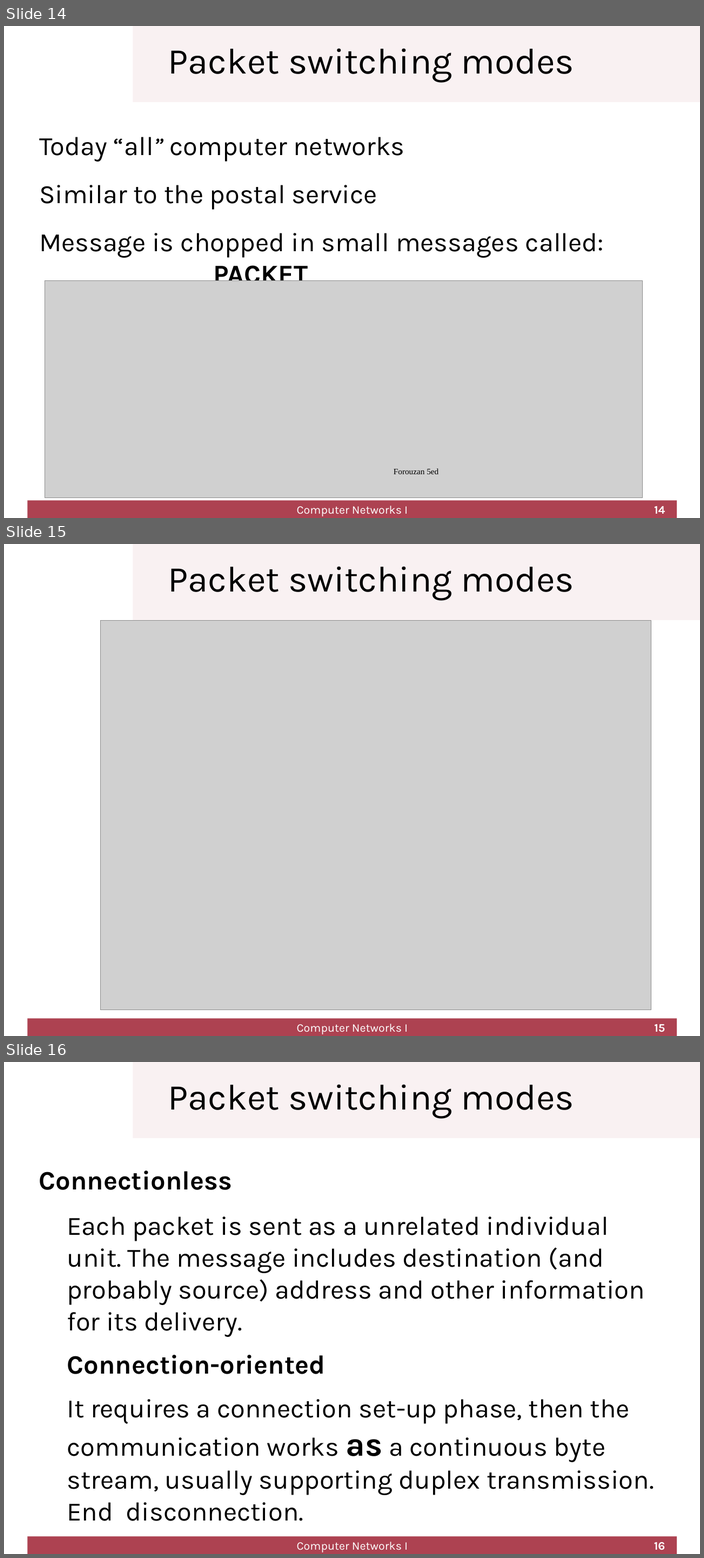
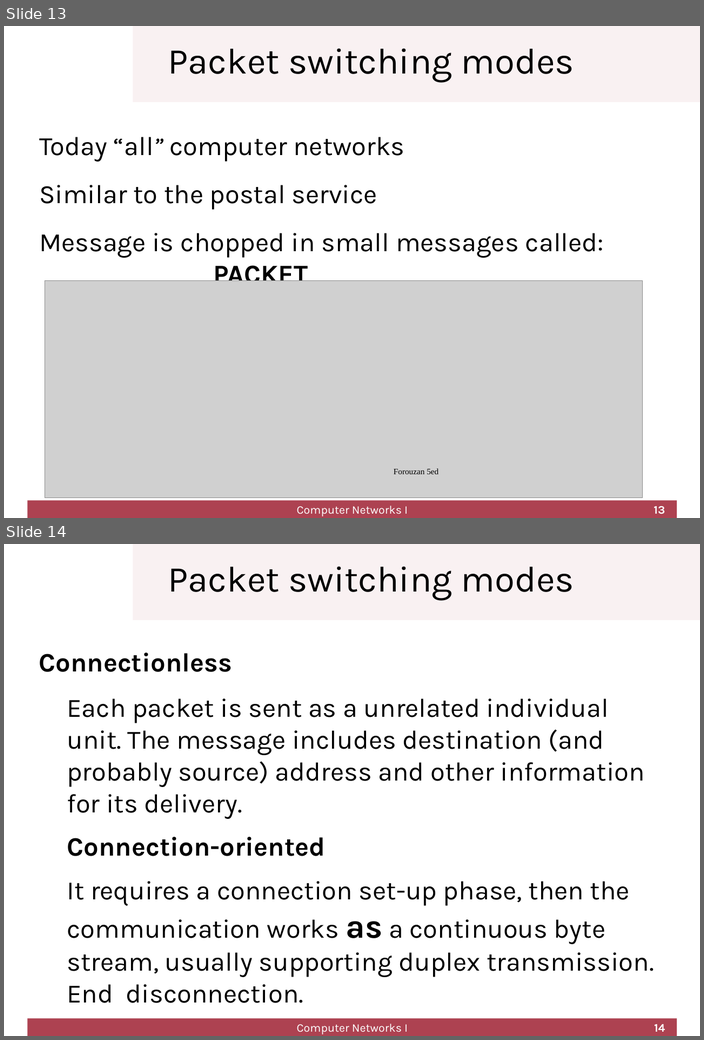
Before and after one commit to cletomartin/redes1, a slide deck: slides/introduction.odp. Shown one above the other, each under a label of ours: slides 14, 15 and 16 before the commit, slides 13 and 14 after it. The pictures are 704x1558 and 704x1040 pixels, drawn with LibreOffice and Linux fonts; fonts in the diff are those of the drawing; grey boxes stand for pictures; background and template pictures are left out. Boxes give left, top, right and bottom in pixels: in the first picture for what was removed or moved away, otherwise in the second. Text is boxed around its words. In the diff, an @@ line names an element or a change of style, - is before the commit and + after.

```diff
--- a/slides/introduction.odp
+++ b/slides/introduction.odp
@@ slide 15 removed at bbox=[4, 544, 700, 1036], background #FFFFFF; not listed: 2 template elements that a slide beside it also shows @@
@@ title removed at bbox=[168, 566, 574, 601] @@
-Packet switching modes
@@ picture removed at bbox=[100, 621, 651, 1010] @@
@@ text removed at bbox=[297, 1024, 407, 1034] @@
-Computer Networks I
@@ page number removed at bbox=[654, 1024, 664, 1032] @@
-15
@@ what was slide 14 is now slide 13 @@
@@ page number at bbox=[653, 506, 664, 514]: text changed @@
-14
+13
@@ what was slide 16 is now slide 14 @@
@@ page number at bbox=[654, 1024, 664, 1032]: text changed @@
-16
+14
```
Also in this commit, not shown: 4 slides changed, 1 other slide removed, 1 other file.
